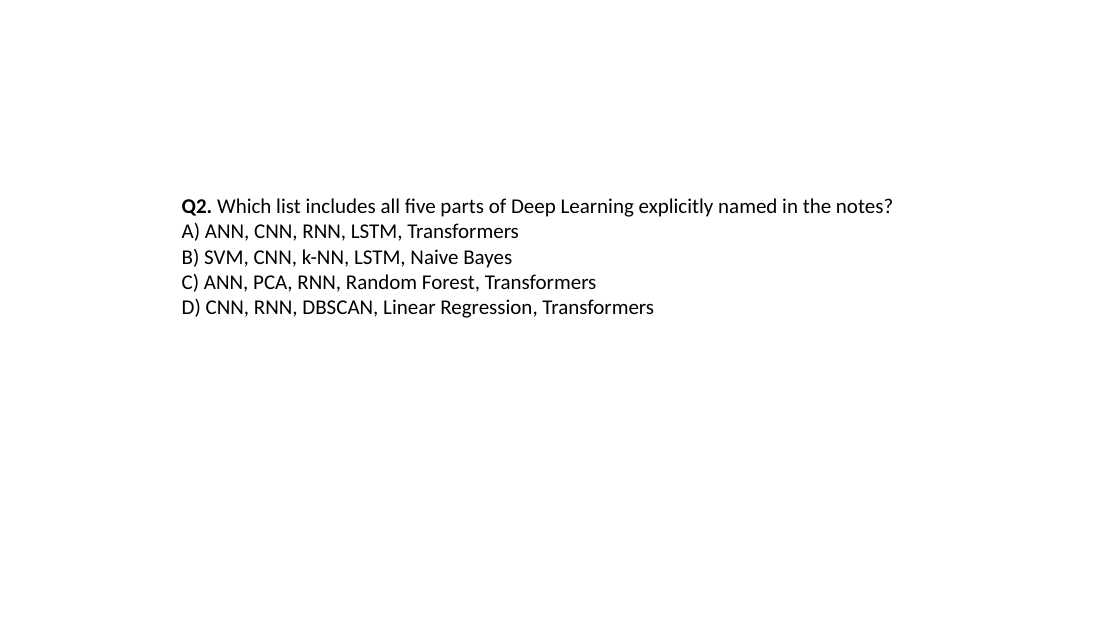
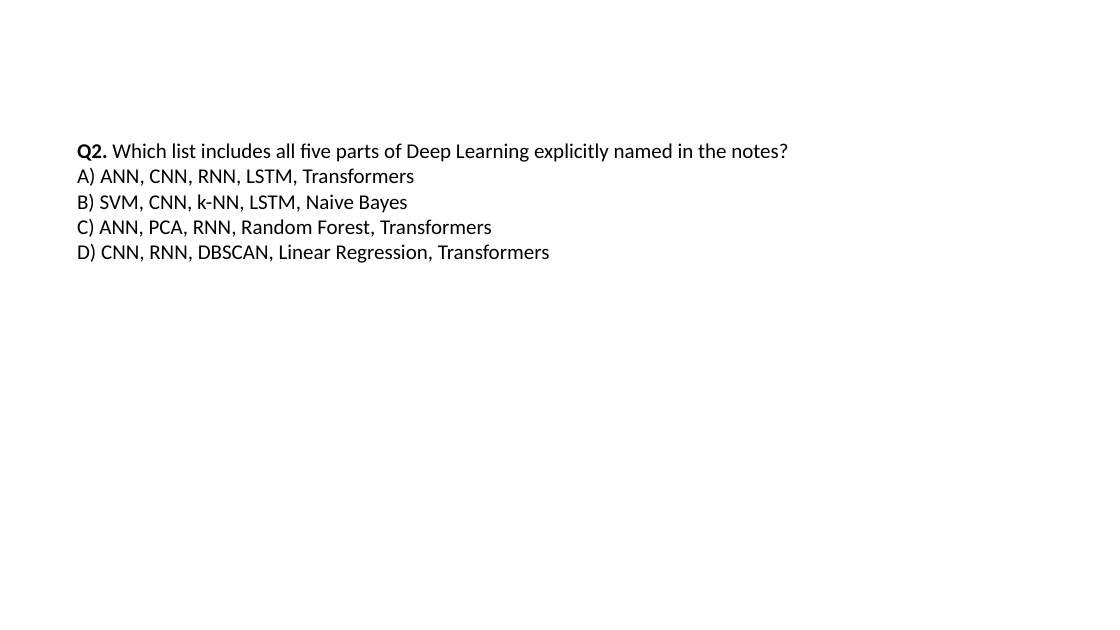
Before and after one commit to Abs6187/O10_cdac_DL_23_nov_2026, a slide deck: slide 3 of Day2/MCQ_1.pptx. Drawn at 1120x630 pixels with LibreOffice and Linux fonts; fonts in the diff are those of the drawing. Boxes give left, top, right and bottom in pixels: in the first picture for what was removed or moved away, otherwise in the second. Text is boxed around its words. In the diff, an @@ line names an element or a change of style, - is before the commit and + after.

```diff
--- a/Day2/MCQ_1.pptx
+++ b/Day2/MCQ_1.pptx
@@ text "Q2. Which list includes all ...": place and size @@
-text "Q2. Which list includes all ..." at (182, 198, 893, 318)
+text "Q2. Which list includes all ..." at (77, 143, 788, 263)
```
Also in this commit, not shown: 1 other file.
